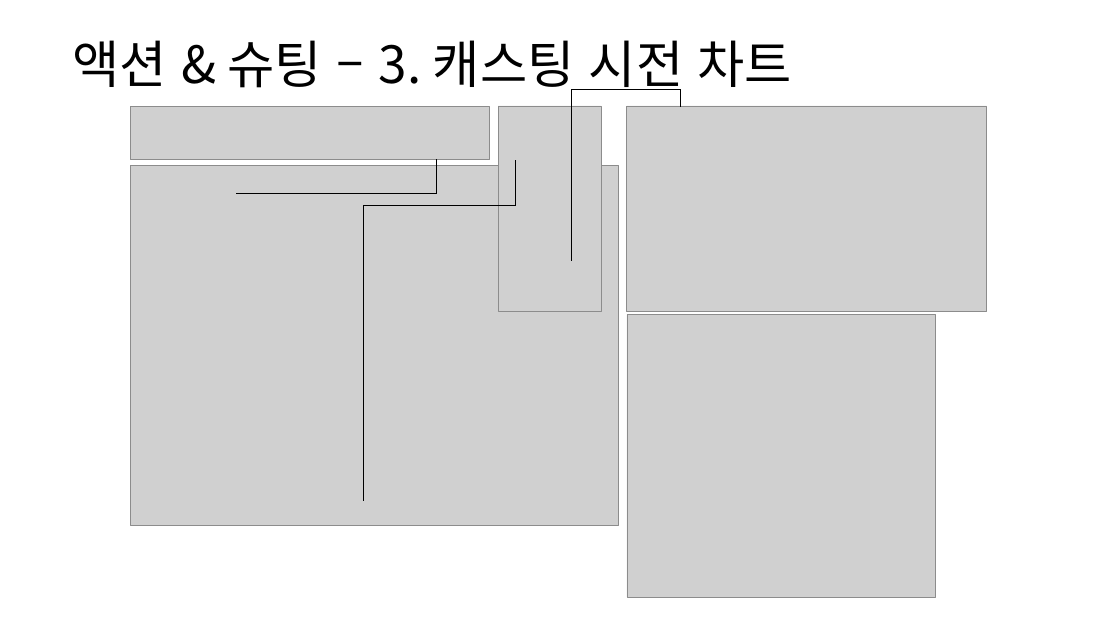
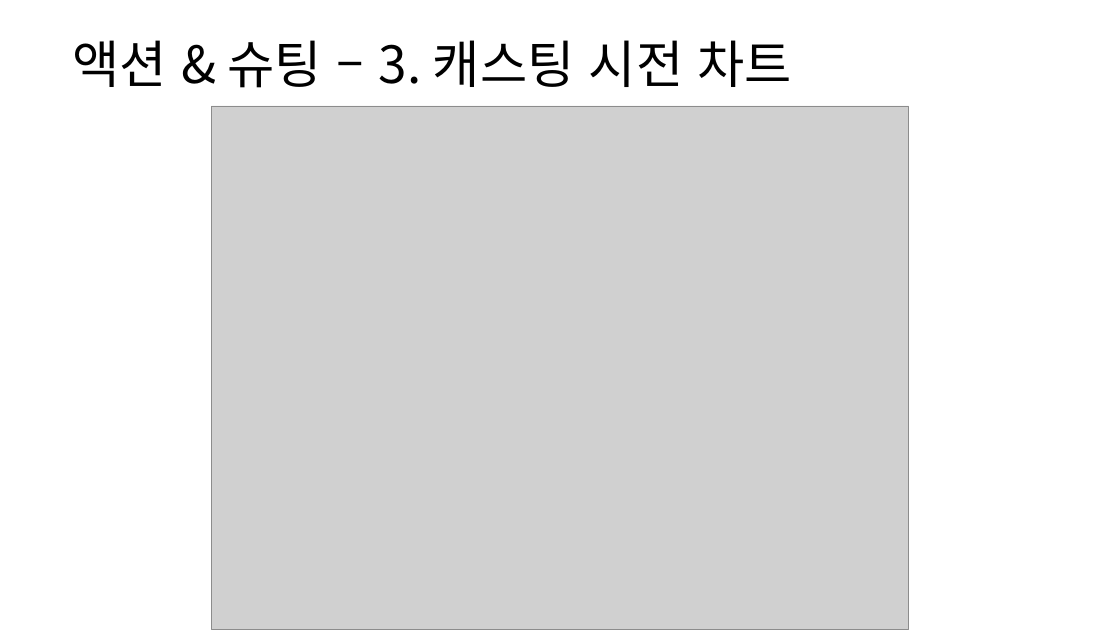
Before and after one commit to yjk0401/unityenginebasic_9th, a slide deck: slide 48 of 기획/방랑엽사전/스킬 시스템 기획서.pptx (slide 50 before the commit). Drawn at 1120x630 pixels with LibreOffice and Linux fonts; fonts in the diff are those of the drawing; grey boxes stand for pictures. Boxes give left, top, right and bottom in pixels: in the first picture for what was removed or moved away, otherwise in the second. Text is boxed around its words. In the diff, an @@ line names an element or a change of style, - is before the commit and + after.

```diff
--- a/기획/방랑엽사전/스킬 시스템 기획서.pptx
+++ b/기획/방랑엽사전/스킬 시스템 기획서.pptx
@@ elbow line removed from (571, 260) to (681, 107) @@
@@ picture added at bbox=[212, 106, 909, 629] @@
@@ group removed at bbox=[130, 106, 986, 597]: 5 pictures @@
@@ elbow line removed from (437, 160) to (236, 193) @@
@@ elbow line removed from (516, 160) to (363, 502) @@
```
Also in this commit, not shown: 5 other slides changed, 5 slides removed, 2 other files.
